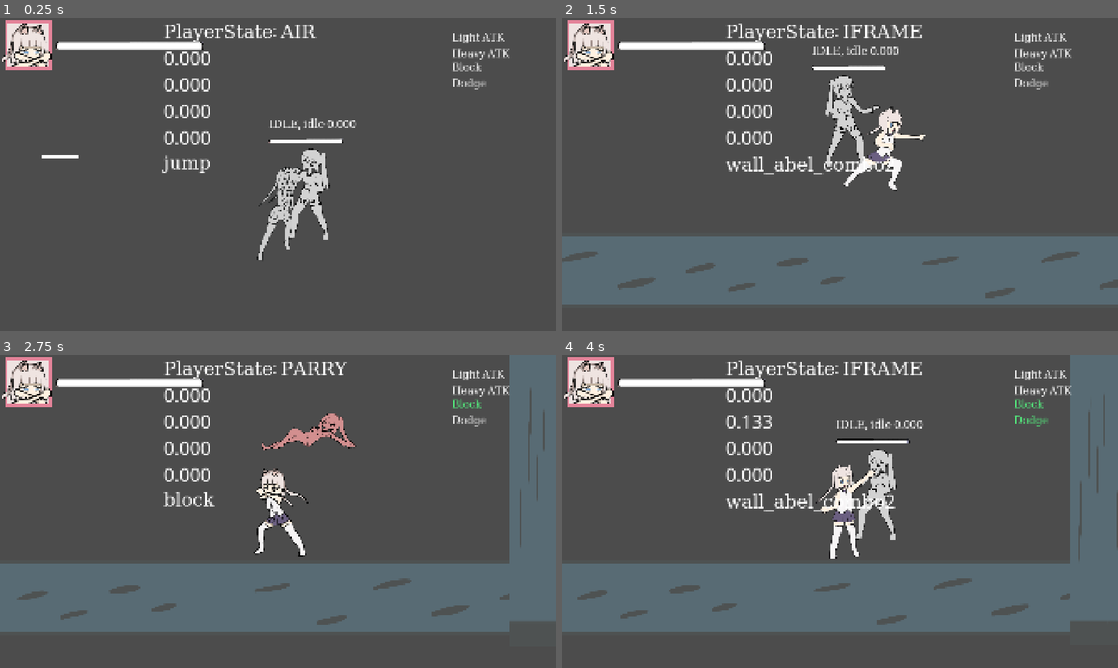
Above: before the commit, frames 1-4 (two rows, left to right).
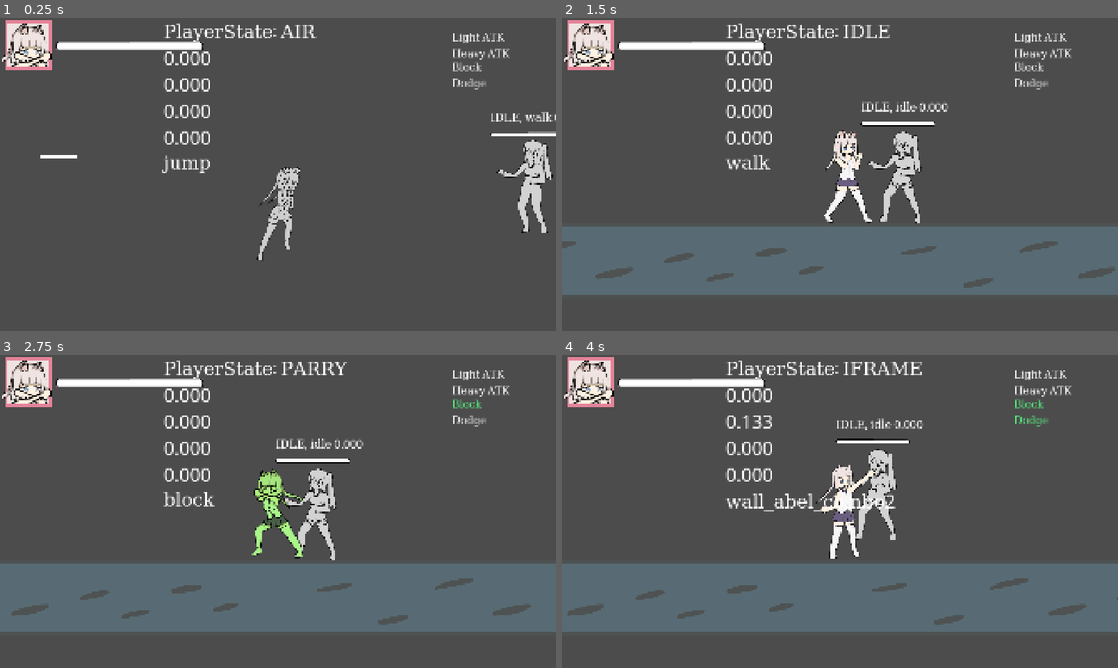
Above: after the commit, the same moments.

Repository: BeatMil/AnimuFight
Game: Godot game, scene res://scenes/training.tscn
Two runs of this game, one before a commit and one after it. Both use one fixed random seed, a clock stepped at 60 frames per second and the inputs below. This scene is started directly instead of the project's main scene.
Inputs (mouse positions are in pixels of both pictures, inside the frame that each line leads up to):
- Up to frame 1 (0.25 s): no input
- Up to frame 2 (1.5 s): tap Enter (ui_accept) at 0.5, 0.77 s; move the mouse to (962, 158) at 0.52 s; hold , (execute) 0.53-1.28 s; hold D (right) from 0.53 s (still down); click (962, 158) at 0.67 s; tap U (grab) at 0.8, 1.35 s; move the mouse to (728, 190) at 1.27 s
- Up to frame 3 (2.75 s): tap Enter (ui_accept) at 1.52 s; tap , (execute) at 1.55 s; move the mouse to (333, 442) at 2.02 s; release D (right) at 2.03 s; hold A (left) from 2.03 s (still down); hold Space (block) from 2.03 s (still down); tap U (grab) at 2.3 s
- Up to frame 4 (4 s): move the mouse to (812, 574) at 2.77 s; release A (left) at 2.78 s; release Space (block) at 2.78 s; hold D (right) from 2.78 s (still down); tap L (dodge) at 2.85 s; click (812, 574) at 2.92 s; tap Enter (ui_accept) at 3.02, 3.77 s; tap , (execute) at 3.05 s; move the mouse to (1006, 558) at 3.52 s; hold , (execute) from 3.53 s (still down); tap U (grab) at 3.8 s

The runs differ from the first frame. In frame 1, 2.9% of the frame differs, in the area x 7-100%, y 30-76%; in frame 2, 13%, in the area x 0-100%, y 2-92%; in frame 3, 11%; in frame 4, 7.4%.

Commit message:
Fix infinite wall combo glitch
still not sure if wall works properly or not ┐(￣～￣)┌

Diff:
--- a/nodes/enemy_02.tscn
+++ b/nodes/enemy_02.tscn
@@ -1534,6 +1534,123 @@
 "values": [false]
 }
 
+[sub_resource type="Animation" id="Animation_p8pgi"]
+resource_name = "wall_crumble"
+length = 2.0
+tracks/0/type = "value"
+tracks/0/imported = false
+tracks/0/enabled = true
+tracks/0/path = NodePath("Sprite2D:texture")
+tracks/0/interp = 1
+tracks/0/loop_wrap = true
+tracks/0/keys = {
+"times": PackedFloat32Array(0),
+"transitions": PackedFloat32Array(1),
+"update": 1,
+"values": [ExtResource("19_p8pgi")]
+}
+tracks/1/type = "audio"
+tracks/1/imported = false
+tracks/1/enabled = true
+tracks/1/path = NodePath("AudioStreamPlayer")
+tracks/1/interp = 1
+tracks/1/loop_wrap = true
+tracks/1/keys = {
+"clips": [{
+"end_offset": 0.0,
+"start_offset": 0.0,
+"stream": ExtResource("21_cwkcc")
+}],
+"times": PackedFloat32Array(0)
+}
+tracks/1/use_blend = true
+tracks/2/type = "method"
+tracks/2/imported = false
+tracks/2/enabled = true
+tracks/2/path = NodePath(".")
+tracks/2/interp = 1
+tracks/2/loop_wrap = true
+tracks/2/keys = {
+"times": PackedFloat32Array(0),
+"transitions": PackedFloat32Array(1),
+"values": [{
+"args": [5],
+"method": &"_set_state"
+}]
+}
+tracks/3/type = "value"
+tracks/3/imported = false
+tracks/3/enabled = true
+tracks/3/path = NodePath("Sprite2D:self_modulate")
+tracks/3/interp = 1
+tracks/3/loop_wrap = true
+tracks/3/keys = {
+"times": PackedFloat32Array(0),
+"transitions": PackedFloat32Array(1),
+"update": 0,
+"values": [Color(1, 1, 1, 1)]
+}
+tracks/4/type = "value"
+tracks/4/imported = false
+tracks/4/enabled = true
+tracks/4/path = NodePath("Sprite2D:offset")
+tracks/4/interp = 1
+tracks/4/loop_wrap = true
+tracks/4/keys = {
+"times": PackedFloat32Array(0),
+"transitions": PackedFloat32Array(1),
+"update": 0,
+"values": [Vector2(0, 30)]
+}
+tracks/5/type = "value"
+tracks/5/imported = false
+tracks/5/enabled = true
+tracks/5/path = NodePath("Sprite2D:hframes")
+tracks/5/interp = 1
+tracks/5/loop_wrap = true
+tracks/5/keys = {
+"times": PackedFloat32Array(0),
+"transitions": PackedFloat32Array(1),
+"update": 1,
+"values": [2]
+}
+tracks/6/type = "value"
+tracks/6/imported = false
+tracks/6/enabled = true
+tracks/6/path = NodePath("Sprite2D:vframes")
+tracks/6/interp = 1
+tracks/6/loop_wrap = true
+tracks/6/keys = {
+"times": PackedFloat32Array(0),
+"transitions": PackedFloat32Array(1),
+"update": 1,
+"values": [1]
+}
+tracks/7/type = "value"
+tracks/7/imported = false
+tracks/7/enabled = true
+tracks/7/path = NodePath("Sprite2D:frame")
+tracks/7/interp = 1
+tracks/7/loop_wrap = true
+tracks/7/keys = {
+"times": PackedFloat32Array(0),
+"transitions": PackedFloat32Array(1),
+"update": 1,
+"values": [1]
+}
+tracks/8/type = "value"
+tracks/8/imported = false
+tracks/8/enabled = true
+tracks/8/path = NodePath("Sprite2D:flip_v")
+tracks/8/interp = 1
+tracks/8/loop_wrap = true
+tracks/8/keys = {
+"times": PackedFloat32Array(0),
+"transitions": PackedFloat32Array(1),
+"update": 1,
+"values": [false]
+}
+
 [sub_resource type="Animation" id="Animation_h1jhw"]
 resource_name = "wallsplat"
 length = 3.0
@@ -1655,123 +1772,6 @@
 "values": [false]
 }
 
-[sub_resource type="Animation" id="Animation_p8pgi"]
-resource_name = "wall_crumble"
-length = 2.0
-tracks/0/type = "value"
-tracks/0/imported = false
-tracks/0/enabled = true
-tracks/0/path = NodePath("Sprite2D:texture")
-tracks/0/interp = 1
-tracks/0/loop_wrap = true
-tracks/0/keys = {
-"times": PackedFloat32Array(0),
-"transitions": PackedFloat32Array(1),
-"update": 1,
-"values": [ExtResource("19_p8pgi")]
-}
-tracks/1/type = "audio"
-tracks/1/imported = false
-tracks/1/enabled = true
-tracks/1/path = NodePath("AudioStreamPlayer")
-tracks/1/interp = 1
-tracks/1/loop_wrap = true
-tracks/1/keys = {
-"clips": [{
-"end_offset": 0.0,
-"start_offset": 0.0,
-"stream": ExtResource("21_cwkcc")
-}],
-"times": PackedFloat32Array(0)
-}
-tracks/1/use_blend = true
-tracks/2/type = "method"
-tracks/2/imported = false
-tracks/2/enabled = true
-tracks/2/path = NodePath(".")
-tracks/2/interp = 1
-tracks/2/loop_wrap = true
-tracks/2/keys = {
-"times": PackedFloat32Array(0),
-"transitions": PackedFloat32Array(1),
-"values": [{
-"args": [5],
-"method": &"_set_state"
-}]
-}
-tracks/3/type = "value"
-tracks/3/imported = false
-tracks/3/enabled = true
-tracks/3/path = NodePath("Sprite2D:self_modulate")
-tracks/3/interp = 1
-tracks/3/loop_wrap = true
-tracks/3/keys = {
-"times": PackedFloat32Array(0),
-"transitions": PackedFloat32Array(1),
-"update": 0,
-"values": [Color(1, 1, 1, 1)]
-}
-tracks/4/type = "value"
-tracks/4/imported = false
-tracks/4/enabled = true
-tracks/4/path = NodePath("Sprite2D:offset")
-tracks/4/interp = 1
-tracks/4/loop_wrap = true
-tracks/4/keys = {
-"times": PackedFloat32Array(0),
-"transitions": PackedFloat32Array(1),
-"update": 0,
-"values": [Vector2(0, 30)]
-}
-tracks/5/type = "value"
-tracks/5/imported = false
-tracks/5/enabled = true
-tracks/5/path = NodePath("Sprite2D:hframes")
-tracks/5/interp = 1
-tracks/5/loop_wrap = true
-tracks/5/keys = {
-"times": PackedFloat32Array(0),
-"transitions": PackedFloat32Array(1),
-"update": 1,
-"values": [2]
-}
-tracks/6/type = "value"
-tracks/6/imported = false
-tracks/6/enabled = true
-tracks/6/path = NodePath("Sprite2D:vframes")
-tracks/6/interp = 1
-tracks/6/loop_wrap = true
-tracks/6/keys = {
-"times": PackedFloat32Array(0),
-"transitions": PackedFloat32Array(1),
-"update": 1,
-"values": [1]
-}
-tracks/7/type = "value"
-tracks/7/imported = false
-tracks/7/enabled = true
-tracks/7/path = NodePath("Sprite2D:frame")
-tracks/7/interp = 1
-tracks/7/loop_wrap = true
-tracks/7/keys = {
-"times": PackedFloat32Array(0),
-"transitions": PackedFloat32Array(1),
-"update": 1,
-"values": [1]
-}
-tracks/8/type = "value"
-tracks/8/imported = false
-tracks/8/enabled = true
-tracks/8/path = NodePath("Sprite2D:flip_v")
-tracks/8/interp = 1
-tracks/8/loop_wrap = true
-tracks/8/keys = {
-"times": PackedFloat32Array(0),
-"transitions": PackedFloat32Array(1),
-"update": 1,
-"values": [false]
-}
-
 [sub_resource type="AnimationLibrary" id="AnimationLibrary_vpy1p"]
 _data = {
 &"RESET": SubResource("Animation_6qu24"),
@@ -1809,7 +1809,6 @@
 
 [node name="Sprite2D" parent="." index="0"]
 texture = ExtResource("1_3e6vd")
-offset = Vector2(0, 30)
 
 [node name="CollisionShape2D" parent="." index="1"]
 position = Vector2(0, 0)
--- a/nodes/player.tscn
+++ b/nodes/player.tscn
@@ -2999,7 +2999,7 @@
 
 [sub_resource type="Animation" id="Animation_0a5oy"]
 resource_name = "place_enemy"
-length = 0.2
+length = 0.8
 step = 0.1
 tracks/0/type = "value"
 tracks/0/imported = false
@@ -3038,7 +3038,7 @@
 "times": PackedFloat32Array(0),
 "transitions": PackedFloat32Array(1),
 "values": [{
-"args": [8],
+"args": [11],
 "method": &"_set_state"
 }]
 }
@@ -3065,6 +3065,20 @@
 "transitions": PackedFloat32Array(1),
 "update": 1,
 "values": [1]
+}
+tracks/5/type = "method"
+tracks/5/imported = false
+tracks/5/enabled = true
+tracks/5/path = NodePath(".")
+tracks/5/interp = 1
+tracks/5/loop_wrap = true
+tracks/5/keys = {
+"times": PackedFloat32Array(0),
+"transitions": PackedFloat32Array(1),
+"values": [{
+"args": [],
+"method": &"set_collision_no_hit_enemy"
+}]
 }
 
 [sub_resource type="Animation" id="Animation_wq1x7"]
--- a/nodes/walls/wall.tscn
+++ b/nodes/walls/wall.tscn
@@ -14,7 +14,7 @@
 
 [node name="Wall" type="StaticBody2D" groups=["wall"]]
 collision_layer = 4
-collision_mask = 0
+collision_mask = 4
 script = ExtResource("1_abvhr")
 
 [node name="Ground" type="Sprite2D" parent="."]
--- a/scenes/training.tscn
+++ b/scenes/training.tscn
@@ -80,7 +80,7 @@
 hp = 10110
 
 [node name="EnemySpawner8" parent="." node_paths=PackedStringArray("target") instance=ExtResource("3_0jf8f")]
-position = Vector2(1104, -144)
+position = Vector2(1912, -144)
 target = NodePath("../Player")
 enemy_to_spawn = [ExtResource("5_4aqt5")]
 
--- a/scripts/base_character.gd
+++ b/scripts/base_character.gd
@@ -114,6 +114,7 @@
 
 var is_ded := false
 var is_wall_bounced := false
+var is_wall_splat := false
 
 
 #############################################################
@@ -155,11 +156,19 @@
 
 	if is_touching_wall_left or is_touching_wall_right:
 		animation_player.stop(true)
-		if is_wall_bounced:
+		if is_wall_splat:
+			animation_player.play("down")
+			set_collision_no_hit_all()
+			var push_power = Vector2(1000, -100) if is_touching_wall_left else Vector2(-1000, -100)
+			_push_direct(push_power)
+			get_tree().current_scene.get_node_or_null("Player/Camera").start_screen_shake(10, 0.1)
+			hitlag()
+		elif is_wall_bounced:
 			get_tree().current_scene.get_node_or_null("Player/Camera").start_screen_shake(40, 0.3)
 			hitlag(0.5)
 			animation_player.play("wallsplat")
 			velocity = Vector2.ZERO
+			is_wall_splat = true
 			# var tween = get_tree().create_tween()
 			# tween.tween_property(self, "position", position, 0.9)
 			# tween.tween_property(self, "velocity", Vector2.ZERO, 0)
@@ -170,11 +179,12 @@
 			get_tree().current_scene.get_node_or_null("Player/Camera").start_screen_shake(10, 0.1)
 			hitlag()
 			animation_player.play("down")
+			set_collision_no_hit_all()
 
 		hp_bar.hp_down(1)
 		state = States.WALL_BOUNCED
-		is_touching_wall_left = false
-		is_touching_wall_right = false
+		# is_touching_wall_left = false
+		# is_touching_wall_right = false
 		play_bounce_sfx()
 
 
@@ -502,6 +512,9 @@
 			2: # Right
 				_push_direct(Vector2(900, -100))
 				_attacker.sprite_2d.flip_h = false
+		if is_touching_wall_left or is_touching_wall_right:
+			print("==NANI==")
+			_attacker._push_x(-400)
 
 	## Spawn blockspark on IFRAME
 	elif state in [States.IFRAME, States.EXECUTE, States.AIR_SPD]:
@@ -659,6 +672,8 @@
 # 	collision_layer = 0b00000000000000010000
 # 	collision_mask = 0b00000000000000001100
 
+func	set_collision_no_hit_all():
+	pass
 
 func _add_block_count(amount: int):
 	pass
--- a/scripts/enemy.gd
+++ b/scripts/enemy.gd
@@ -73,6 +73,7 @@
 	if state in [States.IDLE]:
 		_facing()
 		is_wall_bounced = false
+		is_wall_splat =  false
 		if not is_player_in_range_lp and not is_enemy_in_range_lp:
 			_move(delta)
 		else:
@@ -134,6 +135,7 @@
 	if animation_player.current_animation == "wallsplat":
 		if is_on_floor():
 			animation_player.play("wall_crumble")
+			stun_duration = 2
 
 	## debug
 	$DebugLabel.text = "%s, %s %0.3f"%[States.keys()[state], animation_player.current_animation, stun_duration]
